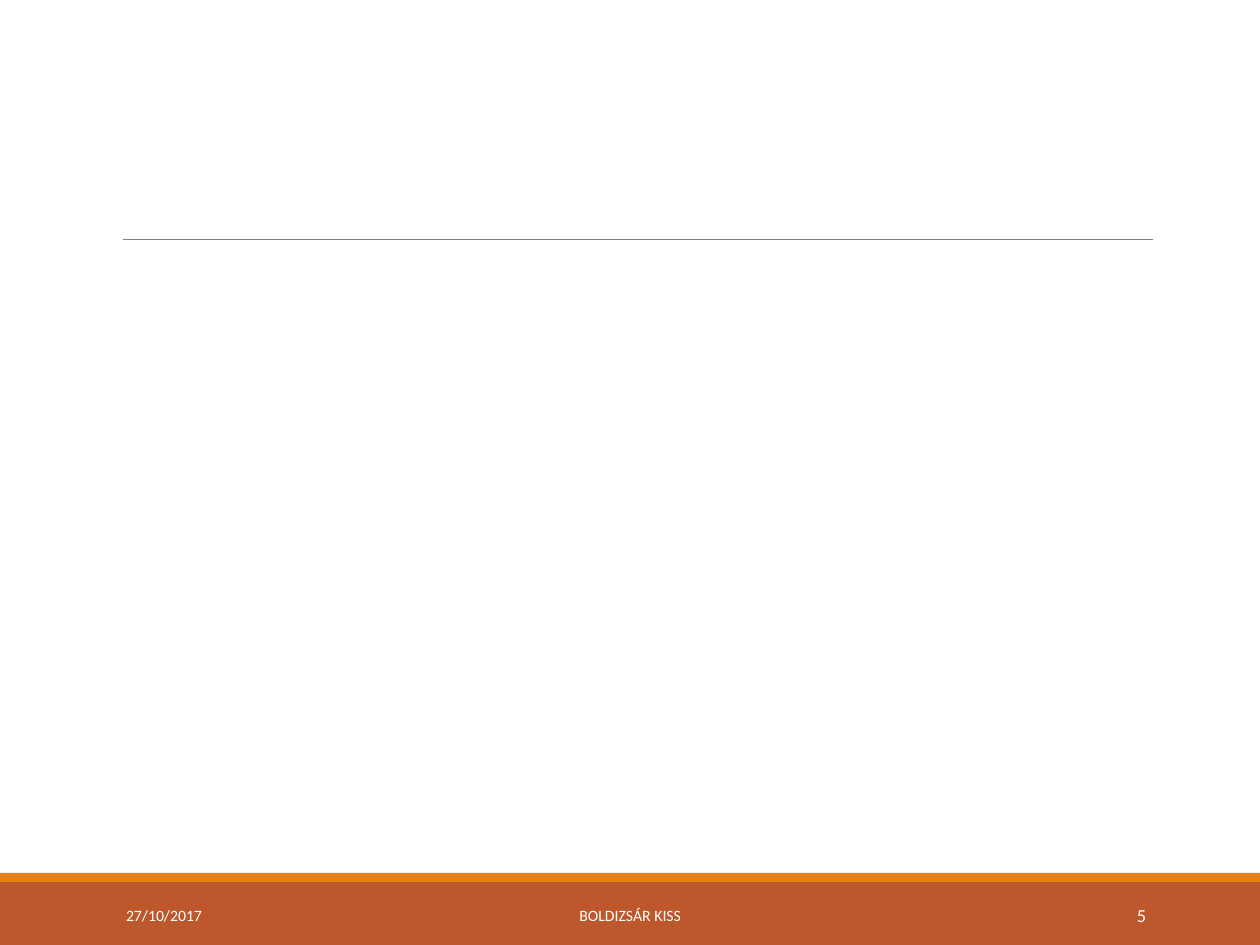
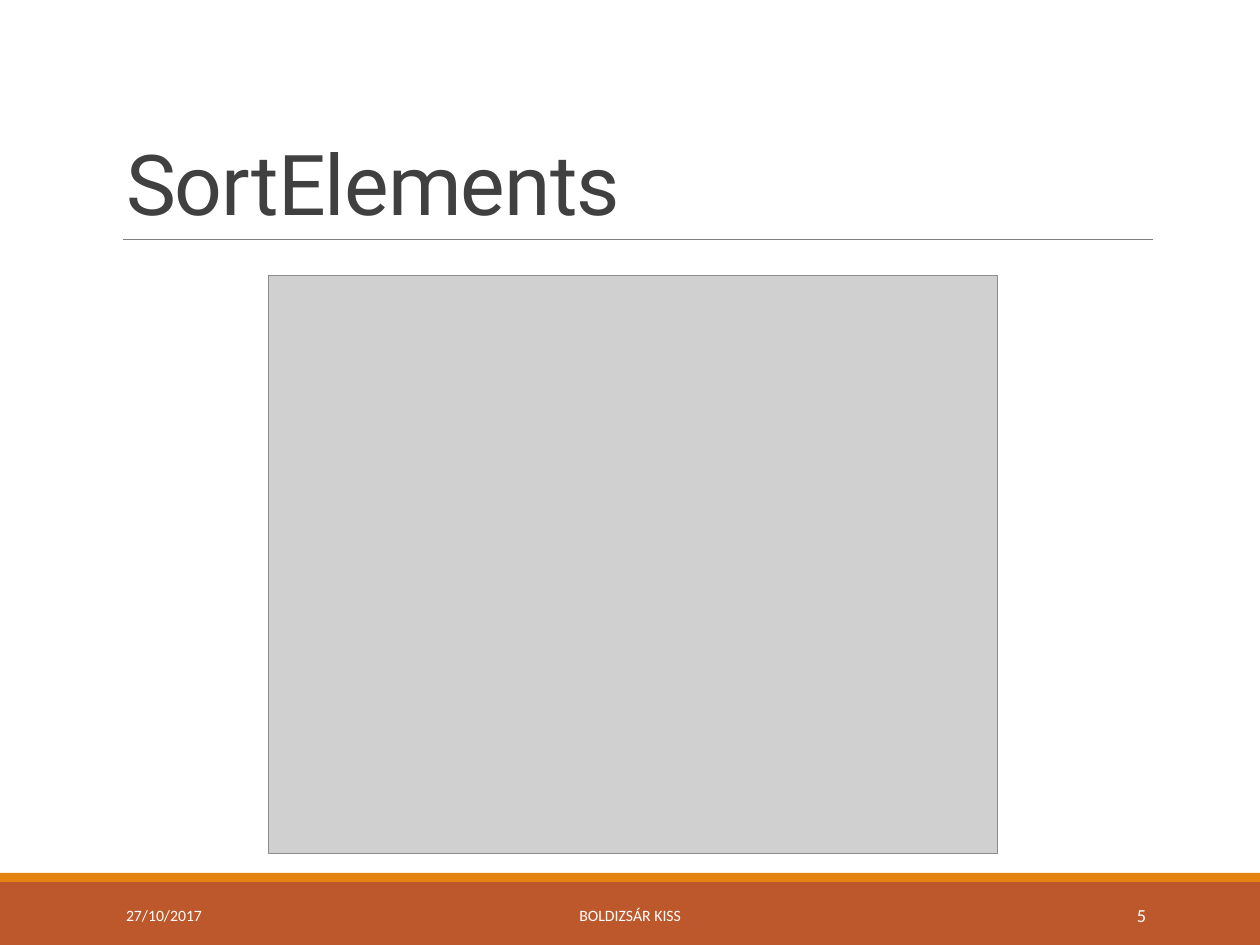
Before and after one commit to green-fox-academy/bpo106, a slide deck: slide 5 of week07/day04/demo/ppt-w07.pptx. Drawn at 1260x945 pixels with LibreOffice and Linux fonts; fonts in the diff are those of the drawing; grey boxes stand for pictures. Boxes give left, top, right and bottom in pixels: in the first picture for what was removed or moved away, otherwise in the second. Text is boxed around its words. In the diff, an @@ line names an element or a change of style, - is before the commit and + after.

Commit message:
Demo improvements (removed Lenin's picture by a Solution Explorer screenshot).

```diff
--- a/week07/day04/demo/ppt-w07.pptx
+++ b/week07/day04/demo/ppt-w07.pptx
@@ title added at [126,152,620,216], 48 pt, text #404040 @@
+SortElements
@@ picture added at [268,276,997,854] @@
```
Also in this commit, not shown: 4 other slides changed, 3 slides added.
